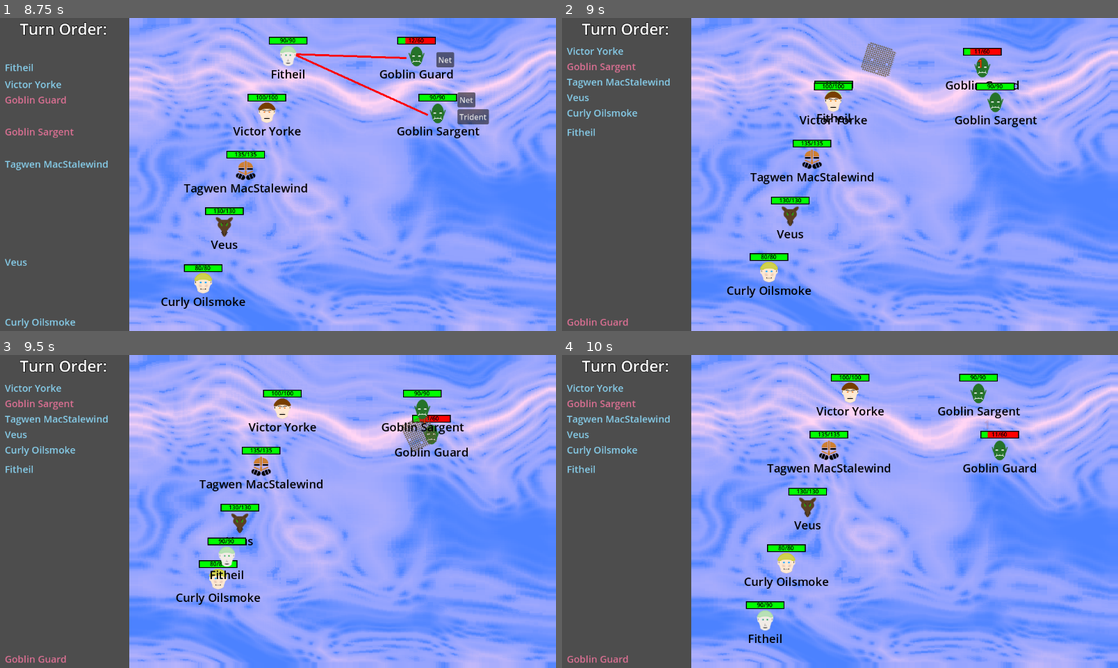
Above: before the commit, frames 1-4 (two rows, left to right).
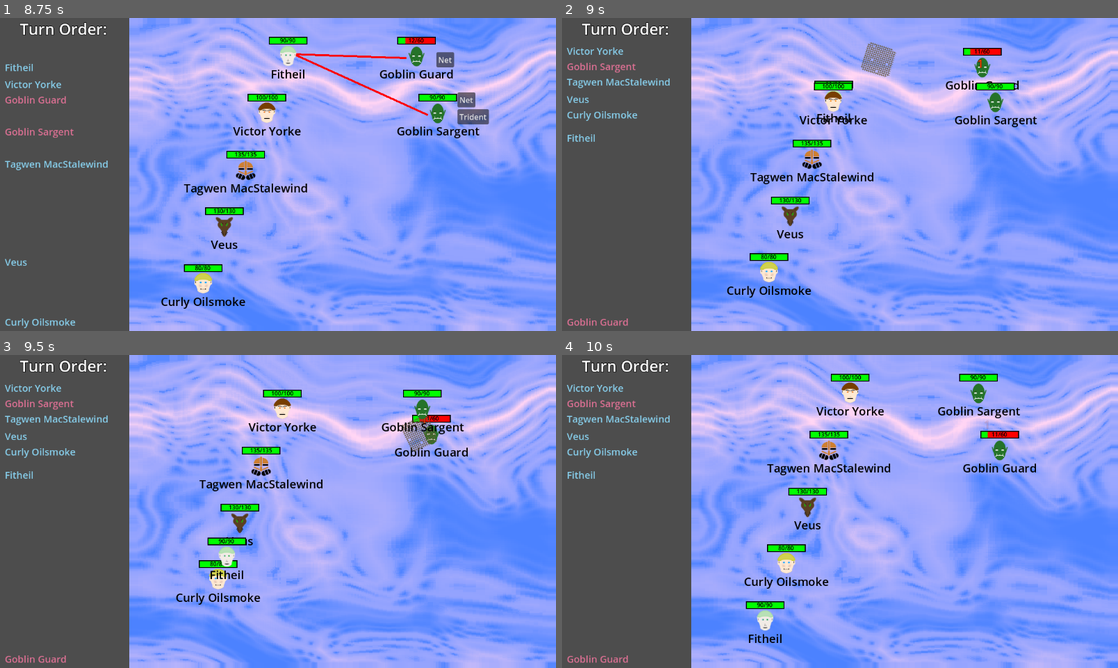
Above: after the commit, the same moments.

Repository: Habidakus/wild-jam-78-erase
Game: Godot game, scene res://Scenes/main.tscn
The game is run twice, just before and just after one commit, with the same random seed, the same clock (stepped at 60 frames per second) and the same inputs. The engine's default icon, where the game draws it, is replaced by a stand-in: a white triangle on a blue panel in a dark square.
Inputs (mouse positions are in pixels of both pictures, inside the frame that each line leads up to):
- Up to frame 1 (8.75 s): tap Enter at 0.5, 2, 3.5, 8 s; move the mouse to (400, 158) at 0.52 s; click (400, 158) at 0.67 s; click "Play" at 1.25 s; move the mouse to (166, 190) at 2.02 s; click (166, 190) at 2.17 s; move the mouse to (333, 105) at 2.77 s; click (333, 105) at 2.92 s; move the mouse to (250, 237) at 3.52 s; click (250, 237) at 3.67 s; click "Halberd" at 4.25 s; move the mouse to (444, 221) at 5.02 s; click (444, 221) at 5.17 s; tap Space at 5.75 s; move the mouse to (111, 127) at 5.77 s; click (111, 127) at 5.92 s; click "Sling" at 6.5 s; move the mouse to (305, 174) at 7.27 s; click (305, 174) at 7.42 s; move the mouse to (194, 96) at 8.02 s; click (194, 96) at 8.17 s
- Up to frame 2 (9 s): click "Net" at 8.75 s
- Up to frame 3 (9.5 s): no input
- Up to frame 4 (10 s): move the mouse to (962, 495) at 9.52 s; click (962, 495) at 9.67 s

Frame 1 is identical in both runs. In frame 2, 0.3% of the frame differs, in the area x 0-14%, y 24-40%; in frame 3, 0.3%; in frame 4, 0.3%.

Commit message:
Larger creatures have some stun immunity

Diff:
--- a/Scripts/attack_stats.gd
+++ b/Scripts/attack_stats.gd
@@ -159,7 +159,10 @@
 
 func get_cost_in_time_for_target(_target : UnitStats) -> float:
 	if stun > 0:
-		return damage * stun
+		# lower this is, the more resistance they have
+		var stun_resistance : float = 1.0 - (_target.max_health / (_target.max_health + 333.0))
+
+		return damage * stun * stun_resistance
 	else:
 		return 0
 
